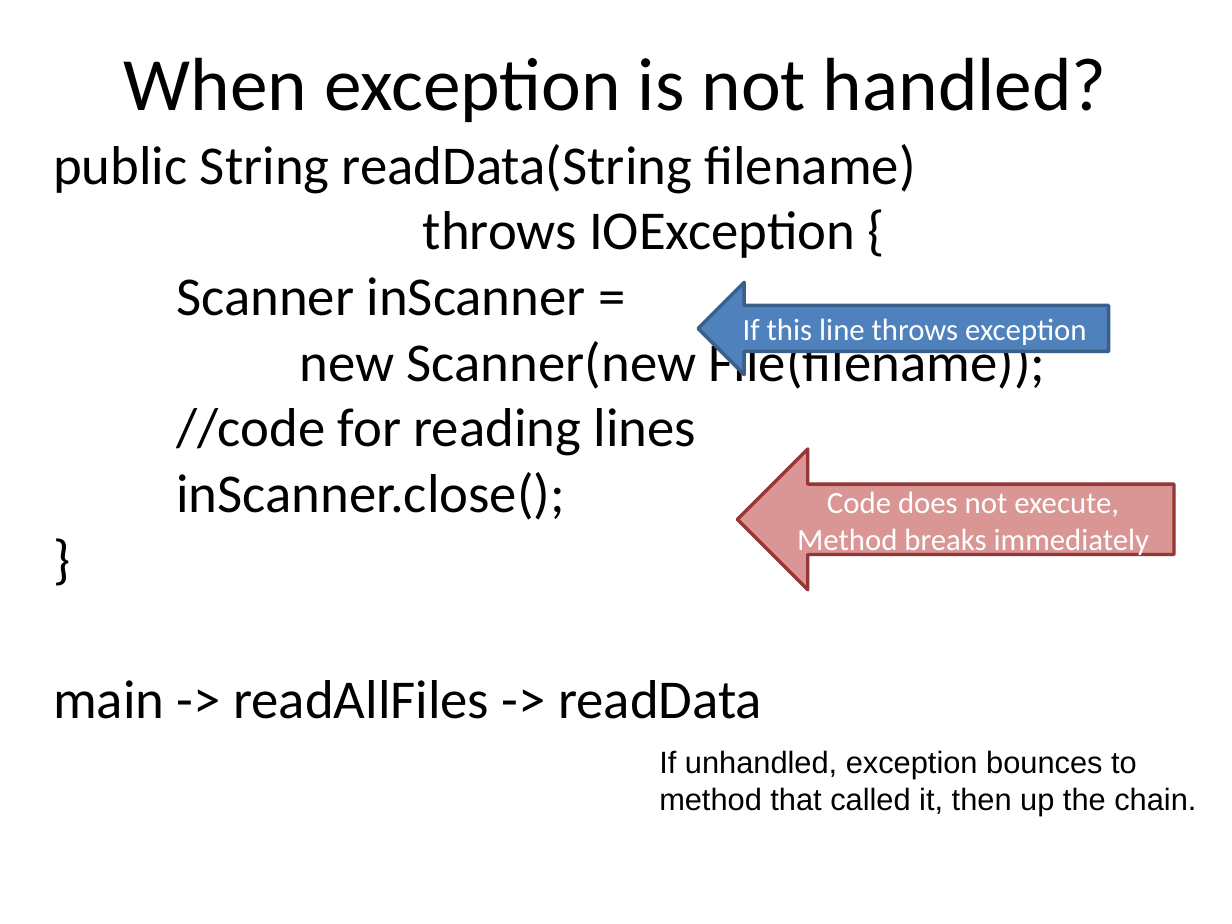
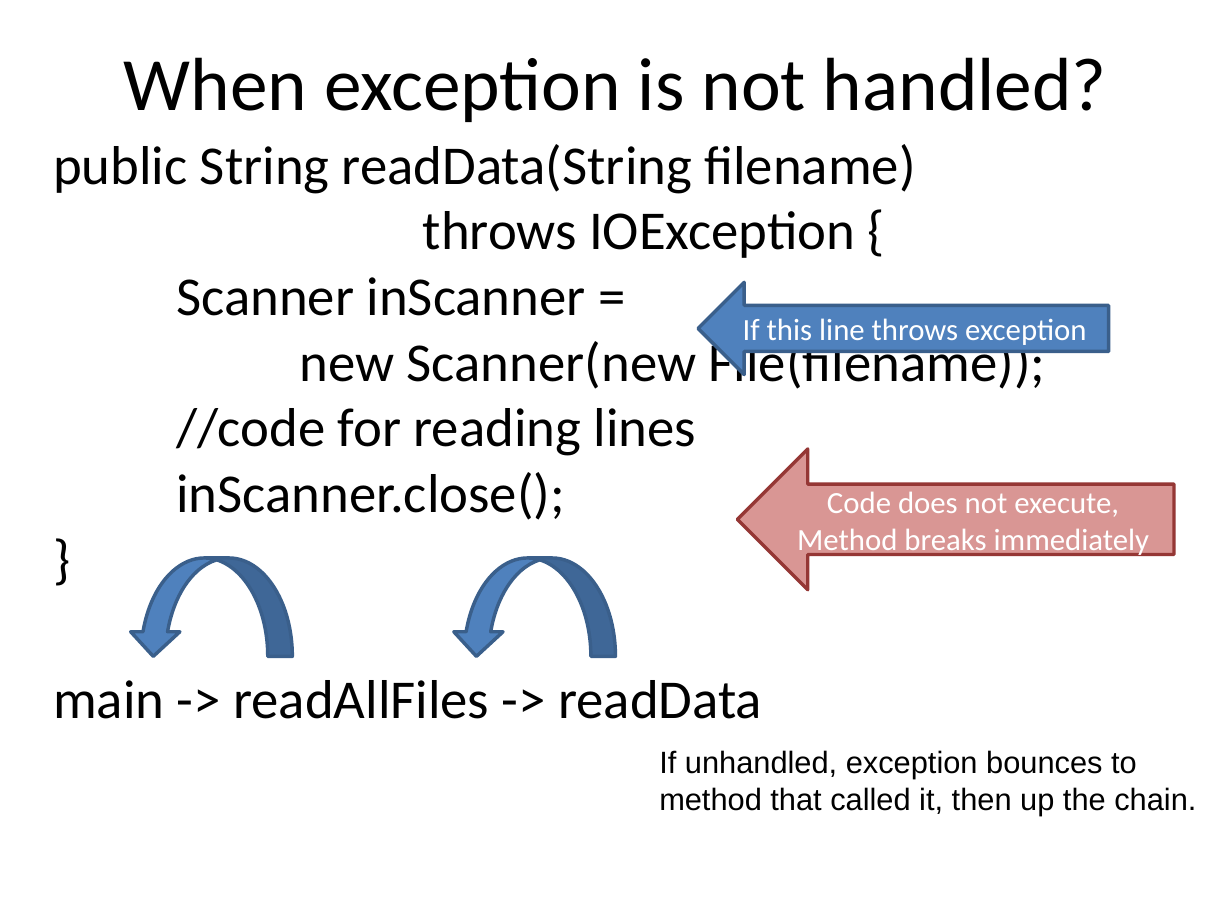
Before and after one commit to RHIT-CSSE/csse220, a slide deck: slide 15 of ClassMaterials/OOAndExceptions/Slides/OODFilesExceptions.pptx (slide 14 before the commit). Drawn at 1232x924 pixels with LibreOffice and Linux fonts; fonts in the diff are those of the drawing. Boxes give left, top, right and bottom in pixels: in the first picture for what was removed or moved away, otherwise in the second. Text is boxed around its words. In the diff, an @@ line names an element or a change of style, - is before the commit and + after.

```diff
--- a/ClassMaterials/OOAndExceptions/Slides/OODFilesExceptions.pptx
+++ b/ClassMaterials/OOAndExceptions/Slides/OODFilesExceptions.pptx
@@ curved up arrow added at bbox=[128, 558, 292, 657], fill #4F81BD, outline #3A5F8C 2 pt @@
@@ curved up arrow added at bbox=[452, 558, 616, 657], fill #4F81BD, outline #3A5F8C 2 pt @@
```
Also in this commit, not shown: 6 other slides changed, 3 slides added, 1 slide removed, 17 other files.
